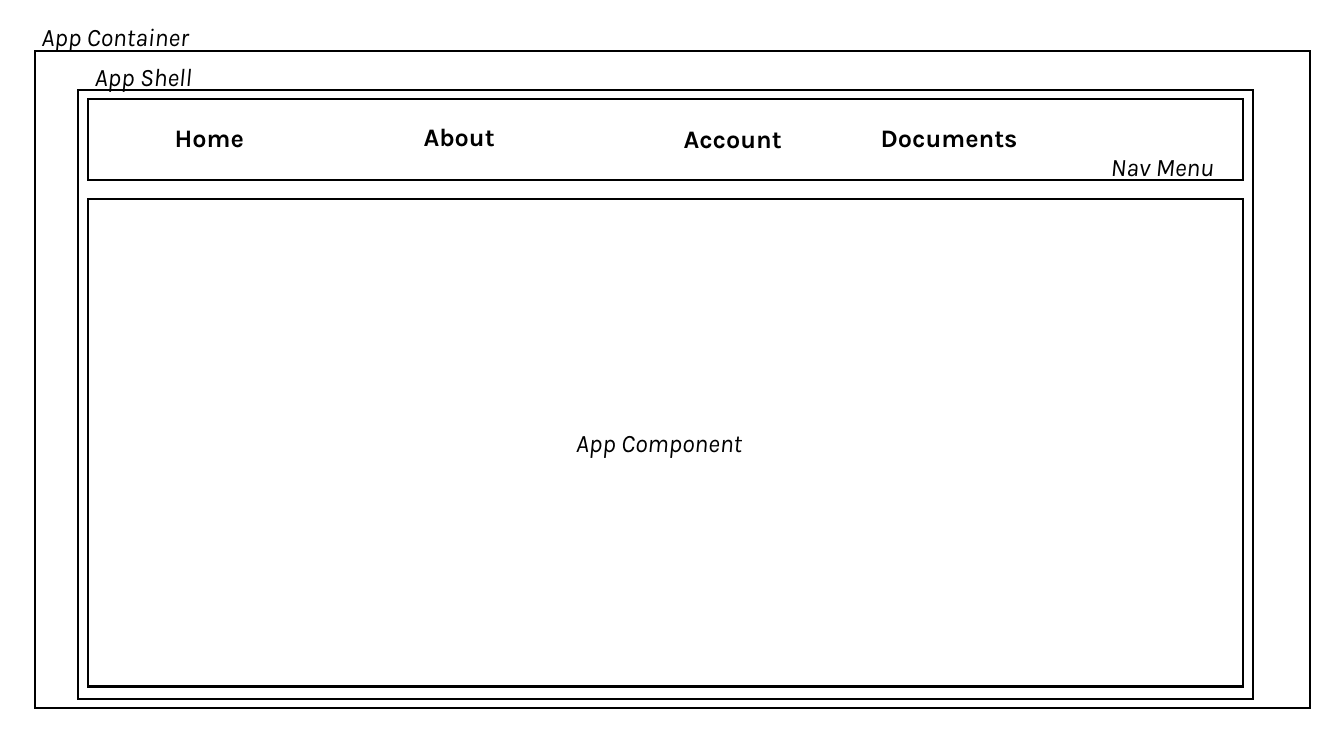
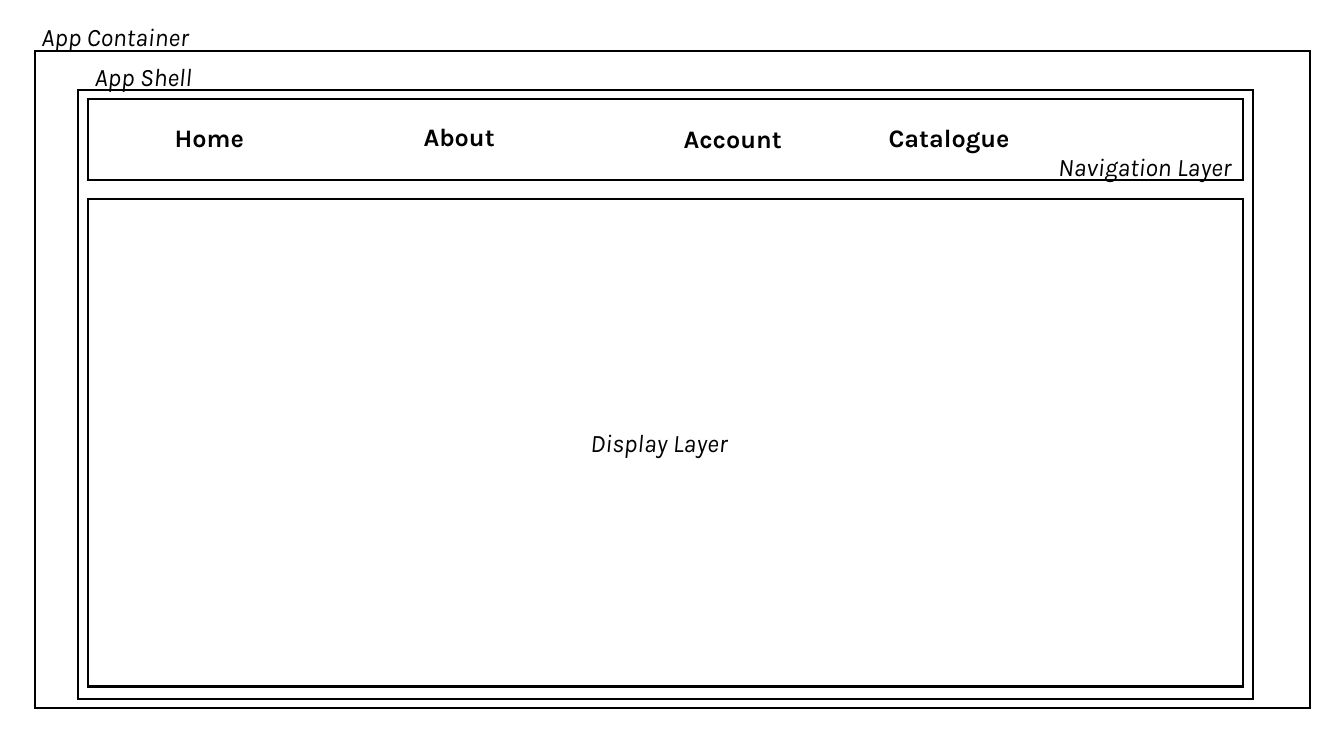
Before and after one commit to BrenKenna/neuro-tracer, a slide deck: slide 1 of design.pptx. Drawn at 1344x756 pixels with LibreOffice and Linux fonts; fonts in the diff are those of the drawing. Boxes give left, top, right and bottom in pixels: in the first picture for what was removed or moved away, otherwise in the second. Text is boxed around its words. In the diff, an @@ line names an element or a change of style, - is before the commit and + after.

Commit message:
UI skeleton boilerplate + data model
1). Renders application through React router provider.
2). Defines app as a browser router data object.
3). Defines the app shell as a Navigation Layer, Display Layer, and Footer.
4). Adds placeholder app shell pages.
5). Adds NeuroTraceR data models

```diff
--- a/design.pptx
+++ b/design.pptx
@@ text at (889, 129, 1010, 154): text changed @@
-Documents
+Catalogue
@@ text at (1058, 158, 1232, 182): text changed @@
-Nav Menu
+Navigation Layer
@@ text at (590, 434, 728, 458): text changed @@
-App Component
+Display Layer
```
Also in this commit, not shown: 1 other slide changed, 14 other files.
